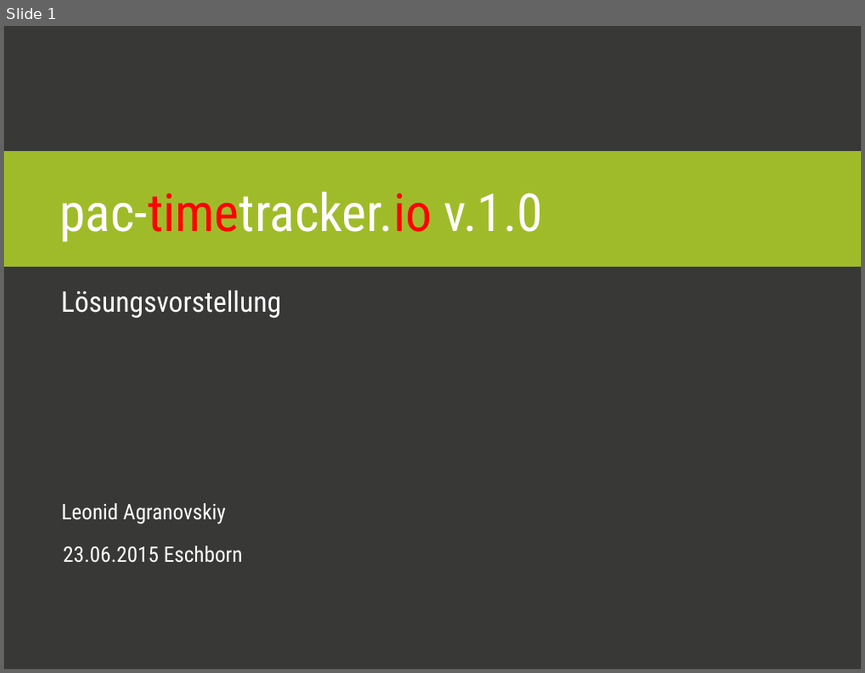
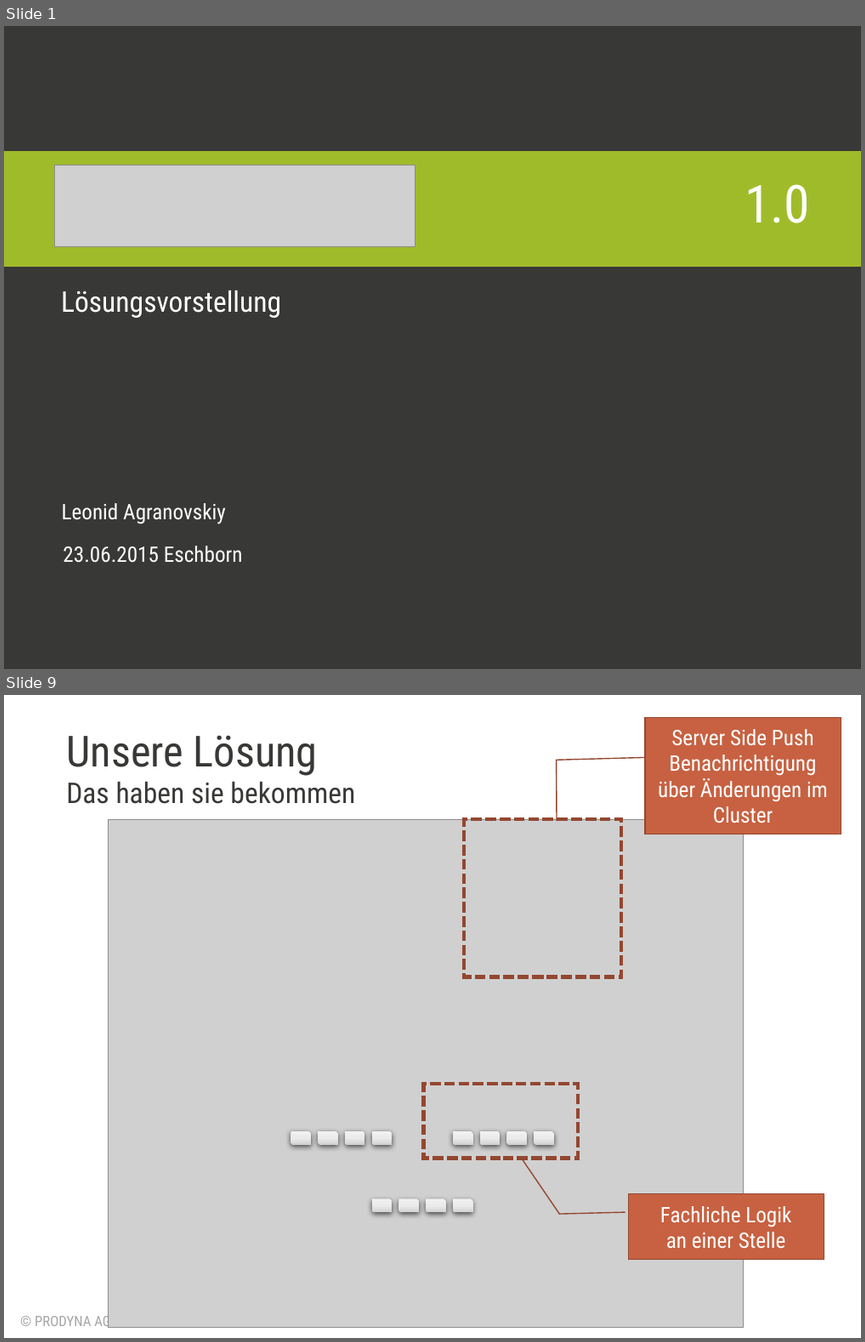
Before and after one commit to lagranovskiy/timetracker-server, a slide deck: doc/AbschlussPräsentation.pptx. Shown one above the other, each under a label of ours: slide 1 before the commit, slides 1 and 9 after it; the slides between them are not shown. The pictures are 865x673 and 865x1342 pixels, drawn with LibreOffice and Linux fonts; fonts in the diff are those of the drawing; grey boxes stand for pictures; background and template pictures are left out. Boxes give left, top, right and bottom in pixels: in the first picture for what was removed or moved away, otherwise in the second. Text is boxed around its words. In the diff, an @@ line names an element or a change of style, - is before the commit and + after.

```diff
--- a/doc/AbschlussPräsentation.pptx
+++ b/doc/AbschlussPräsentation.pptx
@@ slide 9 added at [4, 695, 861, 1338], background #FFFFFF @@
@@ border callout added at [645, 717, 840, 834], fill #C76141, outline #934830 1 pt, 18 pt, text #FFFFFF @@
+Server Side Push
+Benachrichtigung über Änderungen im Cluster
@@ title added at [67, 735, 318, 776], 36 pt, text #383836 @@
+Unsere Lösung
@@ subtitle added at [66, 781, 355, 804], 24 pt, text #383836 @@
+Das haben sie bekommen
@@ picture added at [109, 819, 743, 1327] @@
@@ rectangle added at [464, 819, 622, 977], outline #934830 3 pt dashed @@
@@ rectangle added at [424, 1084, 578, 1158], outline #934830 3 pt dashed @@
@@ snip diag rect added at [291, 1131, 312, 1145], fill gradient #F2F2F2 to #ECECEC to #D2D2D2 @@
@@ snip diag rect added at [318, 1131, 338, 1145], fill gradient #F2F2F2 to #ECECEC to #D2D2D2 @@
@@ snip diag rect added at [345, 1131, 365, 1145], fill gradient #F2F2F2 to #ECECEC to #D2D2D2 @@
@@ snip diag rect added at [371, 1131, 392, 1145], fill gradient #F2F2F2 to #ECECEC to #D2D2D2 @@
@@ snip diag rect added at [453, 1131, 473, 1145], fill gradient #F2F2F2 to #ECECEC to #D2D2D2 @@
@@ snip diag rect added at [479, 1131, 500, 1145], fill gradient #F2F2F2 to #ECECEC to #D2D2D2 @@
@@ snip diag rect added at [507, 1131, 528, 1145], fill gradient #F2F2F2 to #ECECEC to #D2D2D2 @@
@@ snip diag rect added at [534, 1131, 554, 1145], fill gradient #F2F2F2 to #ECECEC to #D2D2D2 @@
@@ snip diag rect added at [371, 1199, 392, 1213], fill gradient #F2F2F2 to #ECECEC to #D2D2D2 @@
@@ snip diag rect added at [399, 1199, 420, 1213], fill gradient #F2F2F2 to #ECECEC to #D2D2D2 @@
@@ snip diag rect added at [426, 1199, 446, 1213], fill gradient #F2F2F2 to #ECECEC to #D2D2D2 @@
@@ snip diag rect added at [453, 1199, 473, 1213], fill gradient #F2F2F2 to #ECECEC to #D2D2D2 @@
@@ border callout added at [628, 1194, 823, 1259], fill #C76141, outline #934830 1 pt, 18 pt, text #FFFFFF @@
+Fachliche Logik
+an einer Stelle
@@ text added at [35, 1313, 143, 1330], 12 pt, text #A6A6A6 @@
+© PRODYNA AG 2014
@@ slide 1 changed as well @@
@@ picture added at [54, 165, 415, 246] @@
@@ title at [744, 184, 810, 223]: text changed @@
-pac-timetracker.io v.1.0
+1.0
```
Also in this commit, not shown: 1 other slide changed, 27 other slides added, 4 slides removed, 3 other files.
